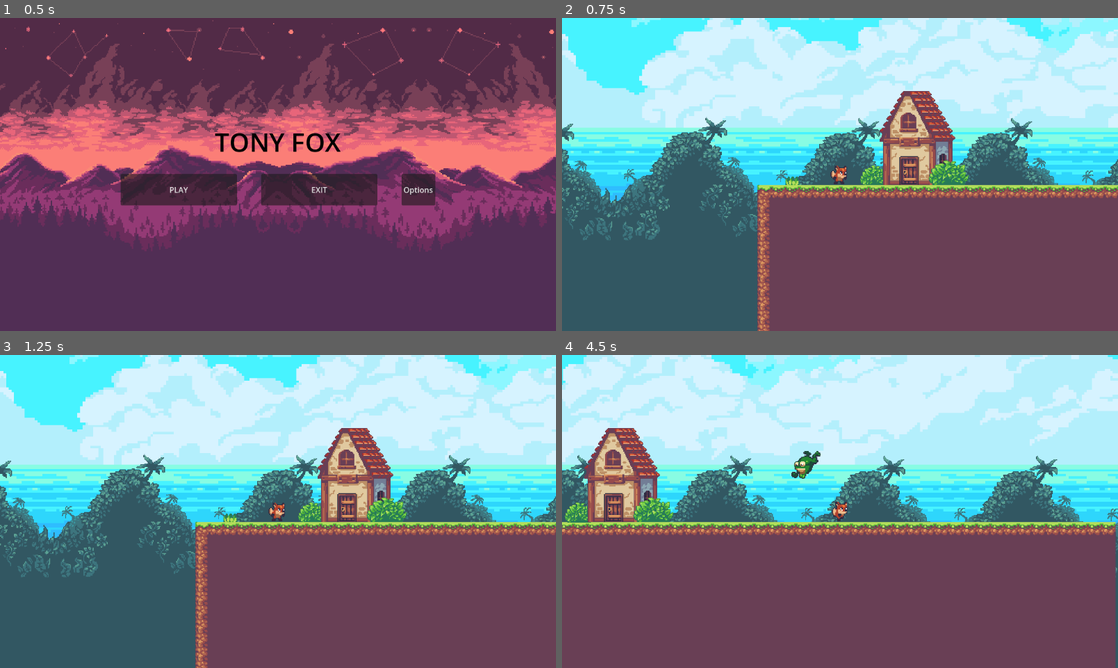
Above: before the commit, frames 1-4 (two rows, left to right).
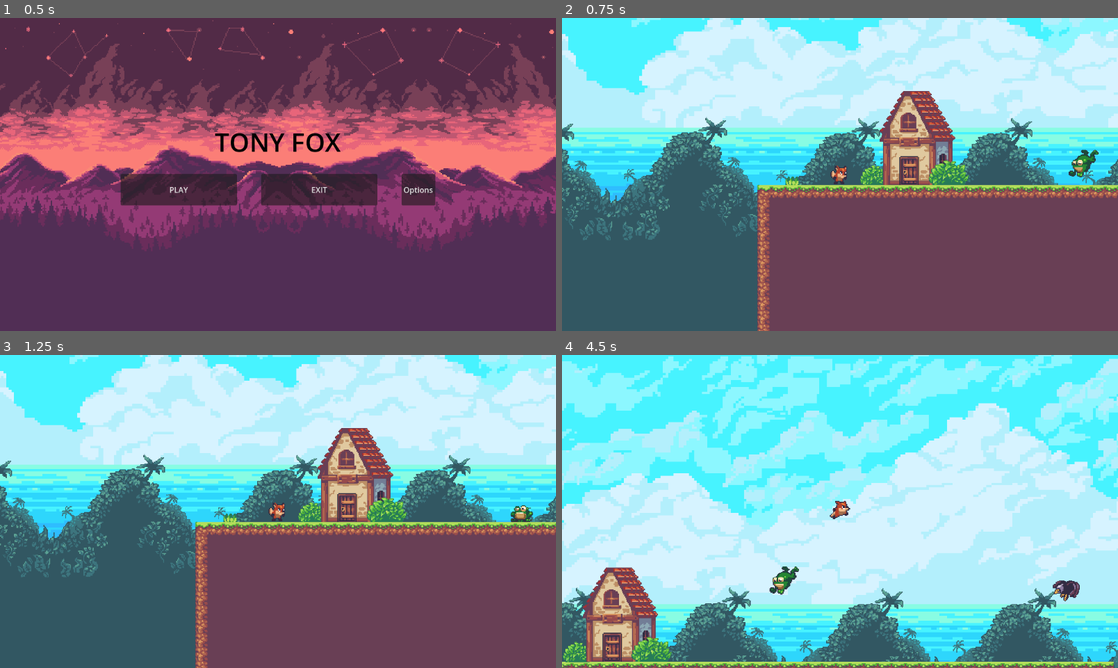
Above: after the commit, the same moments.

Repository: Kevdieker/TonyFox
Game: Godot game, scene res://Menus/MainMenu/main_menu.tscn
The game is run twice, just before and just after one commit, with the same random seed, the same clock (stepped at 60 frames per second) and the same inputs.
Inputs:
- Up to frame 1 (0.5 s): no input
- Up to frame 2 (0.75 s): click "PLAY" at 0.5 s
- Up to frame 3 (1.25 s): no input
- Up to frame 4 (4.5 s): tap Enter at 1.25 s; hold Right (ui_right) 1.28-2.78 s; tap Space (jump) at 1.35, 1.52, 1.82, 2.1, 2.27, 2.57, 2.85, 3.6, 3.77, 4.07, 4.35 s; hold Left (ui_left) 2.78-3.53 s; hold Right (ui_right) from 3.53 s (still down)

Frame 1 is identical in both runs. In frame 2, 0.3% of the frame differs, in the area x 91-97%, y 42-51%; in frame 3, 0.2%; in frame 4, 96%, in the area x 0-100%, y 0-100%.

Commit message:
Added eagle enemy

Diff:
--- /dev/null
+++ b/Char/Enemys/scenes/eagle.tscn
@@ -0,0 +1,193 @@
+[gd_scene load_steps=19 format=3 uid="uid://b3pj4wvi5ovjo"]
+
+[ext_resource type="Texture2D" uid="uid://bnywogq6jypmb" path="res://Char/Enemys/Sprites/enemy-deadth.png" id="2_5gu2o"]
+[ext_resource type="Texture2D" uid="uid://b74xx5nc60tf3" path="res://Char/Enemys/Sprites/eagle/eagle-attack.png" id="3_3taki"]
+
+[sub_resource type="GDScript" id="GDScript_n6dsg"]
+script/source = "extends CharacterBody2D
+
+@onready var player = $\"../../TonyFox\"
+@onready var anim = $AnimatedSprite2D
+@onready var deathAud = $DeathSound
+
+var chase = false
+var SPEED = 50
+var playerdistance
+var playername = \"TonyFox\"
+
+func _ready():
+	anim.play(\"Fly\")
+
+
+func _physics_process(delta):
+	if chase == true:
+		playerdistance = (player.position - self.position).normalized()
+		if playerdistance.x > 0:
+			anim.flip_h = true
+		else:
+			anim.flip_h = false
+		velocity.x = playerdistance.x * SPEED
+		velocity.y = playerdistance.y * SPEED
+	else:
+		velocity.x = 0
+	move_and_slide()
+
+func _on_player_detection_body_entered(body):
+	if body.name == playername:
+		chase = true
+
+func _on_player_detection_body_exited(body):
+	if body.name == playername:
+		chase = false
+
+func _on_weakness_box_body_entered(body):
+	if body.name == playername:
+		death()
+		player.jump()
+
+func death():
+	deathAud.play()
+	chase = false
+	anim.play(\"Death\")
+	await anim.animation_finished
+	self.queue_free()
+"
+
+[sub_resource type="AtlasTexture" id="AtlasTexture_uu7u5"]
+atlas = ExtResource("2_5gu2o")
+region = Rect2(0, 0, 40, 41)
+
+[sub_resource type="AtlasTexture" id="AtlasTexture_2ck3i"]
+atlas = ExtResource("2_5gu2o")
+region = Rect2(40, 0, 40, 41)
+
+[sub_resource type="AtlasTexture" id="AtlasTexture_yt4oa"]
+atlas = ExtResource("2_5gu2o")
+region = Rect2(80, 0, 40, 41)
+
+[sub_resource type="AtlasTexture" id="AtlasTexture_khc7d"]
+atlas = ExtResource("2_5gu2o")
+region = Rect2(120, 0, 40, 41)
+
+[sub_resource type="AtlasTexture" id="AtlasTexture_xfd17"]
+atlas = ExtResource("2_5gu2o")
+region = Rect2(160, 0, 40, 41)
+
+[sub_resource type="AtlasTexture" id="AtlasTexture_x5w0f"]
+atlas = ExtResource("2_5gu2o")
+region = Rect2(200, 0, 40, 41)
+
+[sub_resource type="AtlasTexture" id="AtlasTexture_w4i5e"]
+atlas = ExtResource("3_3taki")
+region = Rect2(0, 0, 40, 41)
+
+[sub_resource type="AtlasTexture" id="AtlasTexture_1dr5o"]
+atlas = ExtResource("3_3taki")
+region = Rect2(40, 0, 40, 41)
+
+[sub_resource type="AtlasTexture" id="AtlasTexture_e1vjh"]
+atlas = ExtResource("3_3taki")
+region = Rect2(80, 0, 40, 41)
+
+[sub_resource type="AtlasTexture" id="AtlasTexture_ygfph"]
+atlas = ExtResource("3_3taki")
+region = Rect2(120, 0, 40, 41)
+
+[sub_resource type="SpriteFrames" id="SpriteFrames_1rees"]
+animations = [{
+"frames": [{
+"duration": 1.0,
+"texture": SubResource("AtlasTexture_uu7u5")
+}, {
+"duration": 1.0,
+"texture": SubResource("AtlasTexture_2ck3i")
+}, {
+"duration": 1.0,
+"texture": SubResource("AtlasTexture_yt4oa")
+}, {
+"duration": 1.0,
+"texture": SubResource("AtlasTexture_khc7d")
+}, {
+"duration": 1.0,
+"texture": SubResource("AtlasTexture_xfd17")
+}, {
+"duration": 1.0,
+"texture": SubResource("AtlasTexture_x5w0f")
+}],
+"loop": false,
+"name": &"Death",
+"speed": 5.0
+}, {
+"frames": [{
+"duration": 1.0,
+"texture": SubResource("AtlasTexture_w4i5e")
+}, {
+"duration": 1.0,
+"texture": SubResource("AtlasTexture_1dr5o")
+}, {
+"duration": 1.0,
+"texture": SubResource("AtlasTexture_e1vjh")
+}, {
+"duration": 1.0,
+"texture": SubResource("AtlasTexture_ygfph")
+}],
+"loop": true,
+"name": &"Fly",
+"speed": 5.0
+}]
+
+[sub_resource type="CapsuleShape2D" id="CapsuleShape2D_5v1ar"]
+radius = 12.0
+height = 28.0
+
+[sub_resource type="CircleShape2D" id="CircleShape2D_i6jg5"]
+radius = 161.003
+
+[sub_resource type="CapsuleShape2D" id="CapsuleShape2D_e6js8"]
+radius = 15.0
+
+[sub_resource type="CapsuleShape2D" id="CapsuleShape2D_73gbr"]
+radius = 13.0
+height = 26.0
+
+[node name="eagle" type="CharacterBody2D"]
+script = SubResource("GDScript_n6dsg")
+
+[node name="AnimatedSprite2D" type="AnimatedSprite2D" parent="."]
+sprite_frames = SubResource("SpriteFrames_1rees")
+animation = &"Fly"
+
+[node name="CollisionShape2D" type="CollisionShape2D" parent="."]
+visible = false
+position = Vector2(-2, 2)
+shape = SubResource("CapsuleShape2D_5v1ar")
+
+[node name="PlayerDetection" type="Area2D" parent="."]
+visible = false
+
+[node name="CollisionShape2D" type="CollisionShape2D" parent="PlayerDetection"]
+visible = false
+shape = SubResource("CircleShape2D_i6jg5")
+
+[node name="PlayerHurtBox" type="Area2D" parent="." groups=["Enemy"]]
+visible = false
+
+[node name="CollisionShape2D" type="CollisionShape2D" parent="PlayerHurtBox"]
+visible = false
+position = Vector2(-3, 6)
+shape = SubResource("CapsuleShape2D_e6js8")
+
+[node name="WeaknessBox" type="Area2D" parent="."]
+visible = false
+
+[node name="CollisionShape2D" type="CollisionShape2D" parent="WeaknessBox"]
+visible = false
+position = Vector2(-2, -7)
+shape = SubResource("CapsuleShape2D_73gbr")
+
+[node name="DeathSound" type="AudioStreamPlayer2D" parent="."]
+visible = false
+
+[connection signal="body_entered" from="PlayerDetection" to="." method="_on_player_detection_body_entered"]
+[connection signal="body_exited" from="PlayerDetection" to="." method="_on_player_detection_body_exited"]
+[connection signal="body_entered" from="WeaknessBox" to="." method="_on_weakness_box_body_entered"]
--- a/Char/Enemys/scenes/frog.tscn
+++ b/Char/Enemys/scenes/frog.tscn
@@ -8,7 +8,7 @@
 script/source = "extends CharacterBody2D
 
 var gravity = ProjectSettings.get_setting(\"physics/2d/default_gravity\")
-@onready var player = $\"../TonyFox\"
+@onready var player = $\"../../TonyFox\"
 @onready var anim = $AnimatedSprite2D
 @onready var deathAud = $DeathSound
 
@@ -62,12 +62,14 @@
 		player.jump()
 		death()
 
+
 func death():
 	deathAud.play()
 	chase = false
 	anim.play(\"Death\")
 	await anim.animation_finished
 	self.queue_free()
+
 "
 
 [sub_resource type="AtlasTexture" id="AtlasTexture_j8srh"]
@@ -198,19 +200,23 @@
 animation = &"Jump"
 
 [node name="CollisionShape2D" type="CollisionShape2D" parent="."]
+visible = false
 shape = SubResource("CapsuleShape2D_5v1ar")
 
 [node name="PlayerDetection" type="Area2D" parent="."]
+visible = false
 
 [node name="CollisionShape2D" type="CollisionShape2D" parent="PlayerDetection"]
 shape = SubResource("CircleShape2D_i6jg5")
 
 [node name="PlayerHurtBox" type="Area2D" parent="." groups=["Enemy"]]
+visible = false
 
 [node name="CollisionShape2D" type="CollisionShape2D" parent="PlayerHurtBox"]
 shape = SubResource("CapsuleShape2D_e6js8")
 
 [node name="WeaknessBox" type="Area2D" parent="."]
+visible = false
 
 [node name="CollisionShape2D" type="CollisionShape2D" parent="WeaknessBox"]
 position = Vector2(0, -4)
--- a/Char/TonyFox/tony_fox.tscn
+++ b/Char/TonyFox/tony_fox.tscn
@@ -267,6 +267,7 @@
 script = ExtResource("1_rosge")
 
 [node name="HurtBox" type="Area2D" parent="."]
+visible = false
 
 [node name="CollisionShape2D" type="CollisionShape2D" parent="HurtBox"]
 shape = SubResource("CapsuleShape2D_htko2")
--- a/Levels/Lvl1 Sunny Grass Land/overworld.tscn
+++ b/Levels/Lvl1 Sunny Grass Land/overworld.tscn
@@ -10,6 +10,7 @@
 [ext_resource type="Texture2D" uid="uid://cquqlvdfrdew2" path="res://Levels/Lvl1 Sunny Grass Land/house.png" id="7_qip66"]
 [ext_resource type="Texture2D" uid="uid://btexroiolvmd7" path="res://Levels/Lvl1 Sunny Grass Land/bush.png" id="9_qe80n"]
 [ext_resource type="PackedScene" uid="uid://dq3hg5uyvmqve" path="res://Char/Enemys/scenes/frog.tscn" id="10_w7juf"]
+[ext_resource type="PackedScene" uid="uid://b3pj4wvi5ovjo" path="res://Char/Enemys/scenes/eagle.tscn" id="11_kxl4w"]
 
 [sub_resource type="TileSetAtlasSource" id="TileSetAtlasSource_wo3vi"]
 texture = ExtResource("1_1ortg")
@@ -552,8 +553,13 @@
 [node name="TonyFox" parent="." instance=ExtResource("2_55wgc")]
 position = Vector2(255, 357)
 
-[node name="Frog" parent="." instance=ExtResource("10_w7juf")]
-position = Vector2(721, 252)
+[node name="Mobs" type="Node" parent="."]
+
+[node name="Frog" parent="Mobs" instance=ExtResource("10_w7juf")]
+position = Vector2(536, 336)
+
+[node name="eagle" parent="Mobs" instance=ExtResource("11_kxl4w")]
+position = Vector2(860, 280)
 
 [connection signal="pressed" from="CanvasLayer/PauseMenu/PanelContainer/VBoxContainer/Resumebtn" to="CanvasLayer/PauseMenu" method="_on_resumebtn_pressed"]
 [connection signal="pressed" from="CanvasLayer/PauseMenu/PanelContainer/VBoxContainer/Restartbtn" to="CanvasLayer/PauseMenu" method="_on_restartbtn_pressed"]
Not shown: 1 places in Levels/Lvl1 Sunny Grass Land/overworld.tscn that only renumber resources
